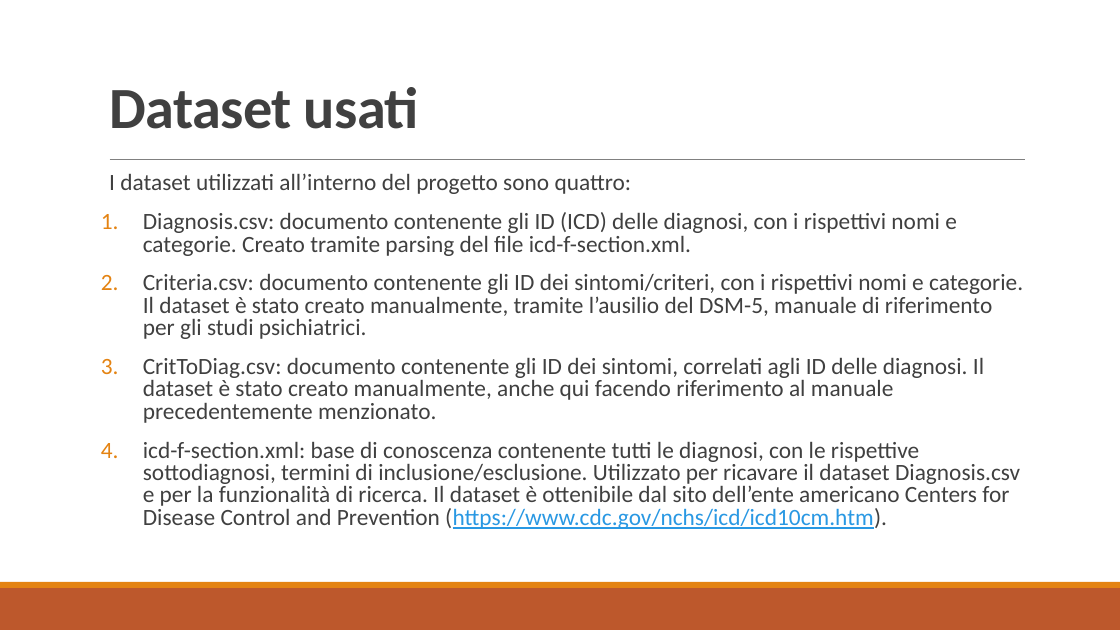
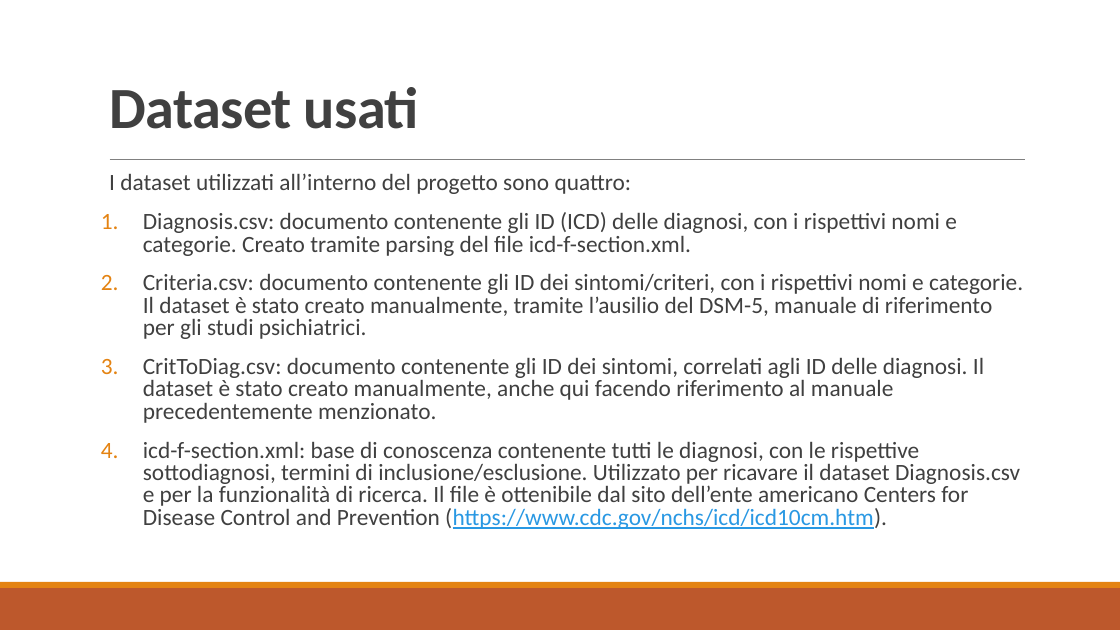
Before and after one commit to ll2909/ICon_mental_diagnosis, a slide deck: slide 10 of Presentazione/Presentazione_Lobascio.pptx. Drawn at 1120x630 pixels with LibreOffice and Linux fonts; fonts in the diff are those of the drawing. Boxes give left, top, right and bottom in pixels: in the first picture for what was removed or moved away, otherwise in the second. Text is boxed around its words. In the diff, an @@ line names an element or a change of style, - is before the commit and + after.

```diff
--- a/Presentazione/Presentazione_Lobascio.pptx
+++ b/Presentazione/Presentazione_Lobascio.pptx
@@ text at (x1=143, y1=442, x2=1020, y2=529): text changed @@
-4. icd-f-section.xml: base di conoscenza contenente tutti le diagnosi, con le rispettive sottodiagnosi, termini di inclusione/esclusione. Utilizzato per ricavare il dataset Diagnosis.csv e per la funzionalità di ricerca. Il dataset è ottenibile dal sito dell’ente americano Centers for Disease Control and Prevention (https://www.cdc.gov/nchs/icd/icd10cm.htm).
+4. icd-f-section.xml: base di conoscenza contenente tutti le diagnosi, con le rispettive sottodiagnosi, termini di inclusione/esclusione. Utilizzato per ricavare il dataset Diagnosis.csv e per la funzionalità di ricerca. Il file è ottenibile dal sito dell’ente americano Centers for Disease Control and Prevention (https://www.cdc.gov/nchs/icd/icd10cm.htm).
```
Also in this commit, not shown: 1 other slide changed, 1 other file.
